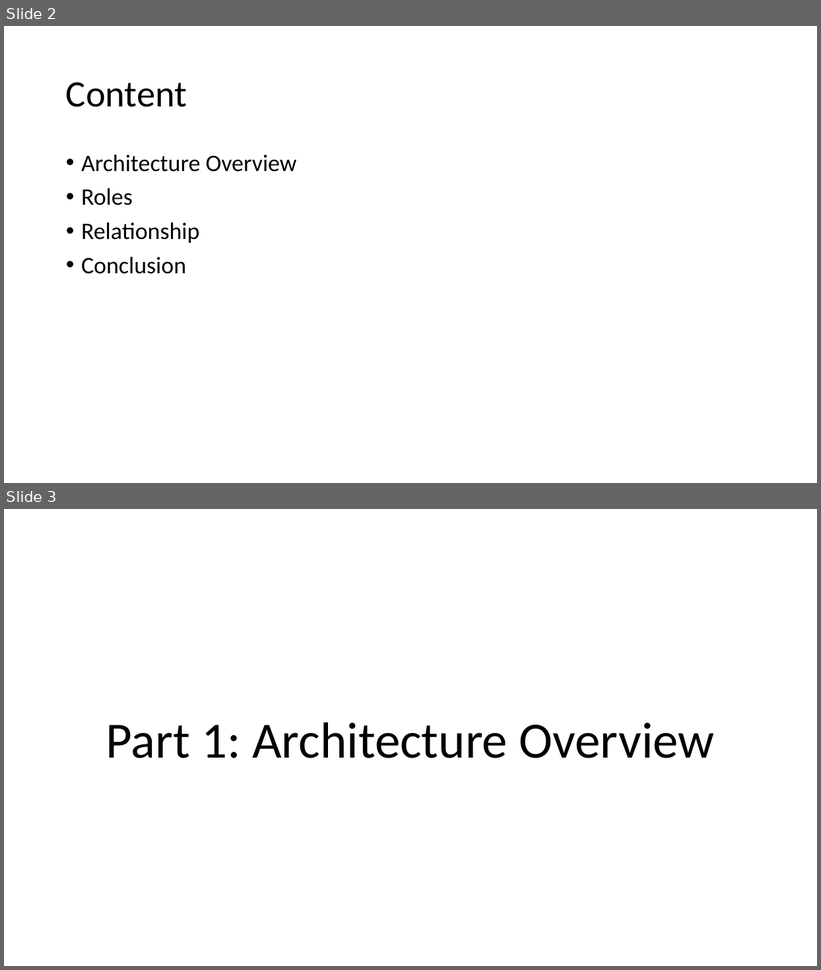
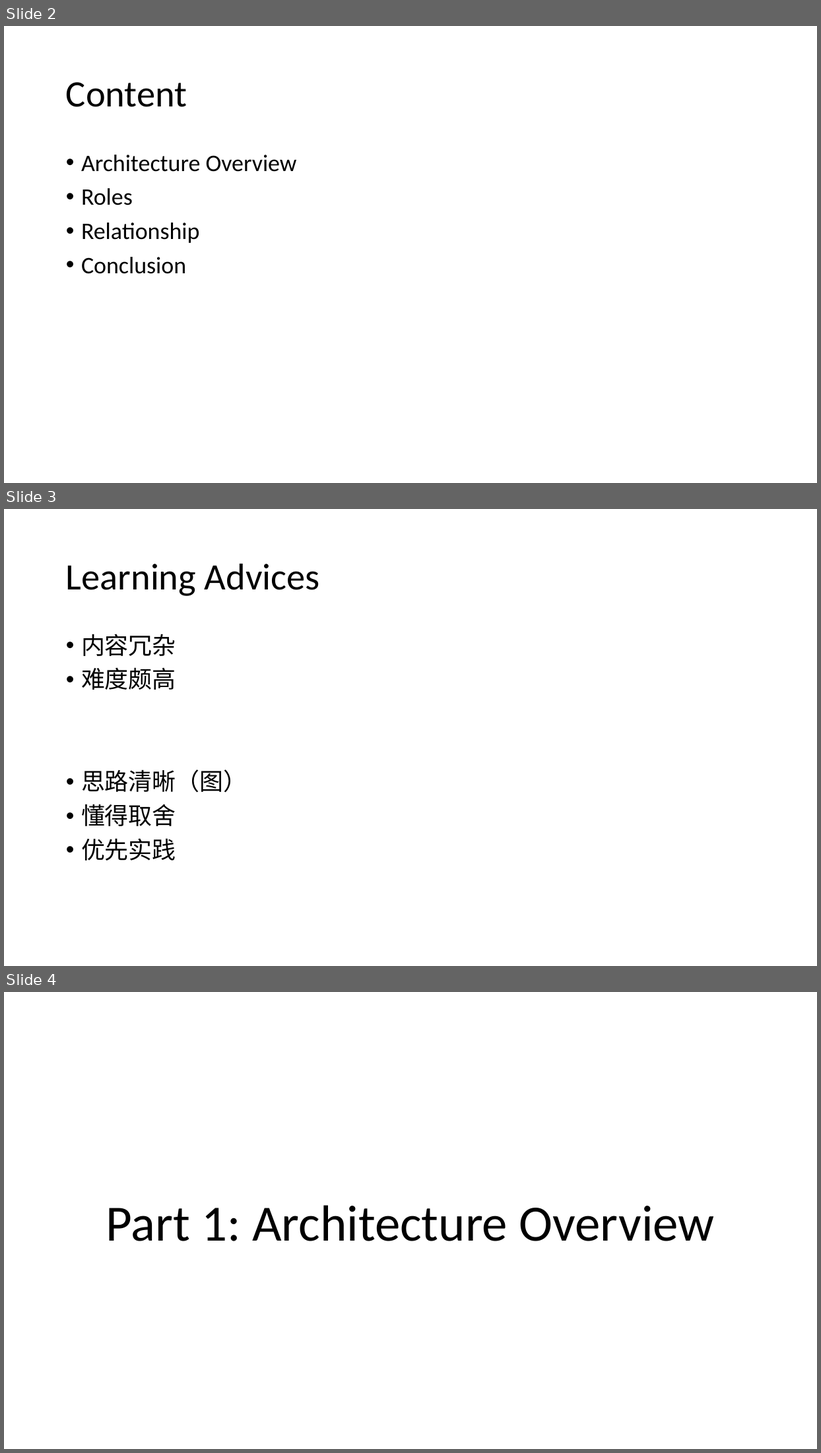
Before and after one commit to freekatz/Blockchain-Notes, a slide deck: fabric notes/【2020.12.26】Fabric Network Runtime Architecture.pptx. Shown one above the other, each under a label of ours: slides 2 and 3 before the commit, slides 2, 3 and 4 after it. The pictures are 821x970 and 821x1453 pixels, drawn with LibreOffice and Linux fonts; fonts in the diff are those of the drawing. Boxes give left, top, right and bottom in pixels: in the first picture for what was removed or moved away, otherwise in the second. Text is boxed around its words. In the diff, an @@ line names an element or a change of style, - is before the commit and + after.

```diff
--- a/fabric notes/【2020.12.26】Fabric Network Runtime Architecture.pptx
+++ b/fabric notes/【2020.12.26】Fabric Network Runtime Architecture.pptx
@@ slide 3 added at box(4, 509, 817, 966), background #FFFFFF @@
@@ title added at box(66, 563, 320, 596), 44 pt, text #000000 @@
+Learning Advices
@@ text added at box(81, 634, 247, 861), 28 pt, text #000000 @@
+• 内容冗杂
+• 难度颇高
+• 思路清晰（图）
+• 懂得取舍
+• 优先实践
@@ what was slide 3 is now slide 4 @@
```
Also in this commit, not shown: 1 slide changed, 1 slide removed, 22 other files.
